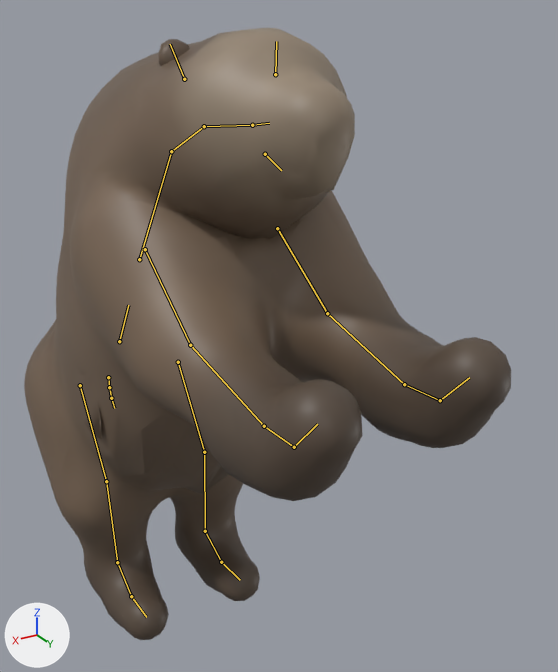
Two versions of the glTF model game/assets/animals/bear.glb, one commit apart.
Before and after are seen from a 50 mm camera at (0.9, 1.86, 2.32) aimed at (-0.23, -0.02, 1.38). Arrows for +X, +Y and +Z are at lower left; the lights stay in place. The older version comes first. Both versions are drawn at frame 18 of the action 'Threaten'; the numbers are the values there. The bones that change, and the others that lie on the model, are drawn over the model as lines. Objects named as collision shapes, trigger or cutter boxes, shadow casters or lower levels of detail are left out.

In view in the first picture: 'Body_lod0'.
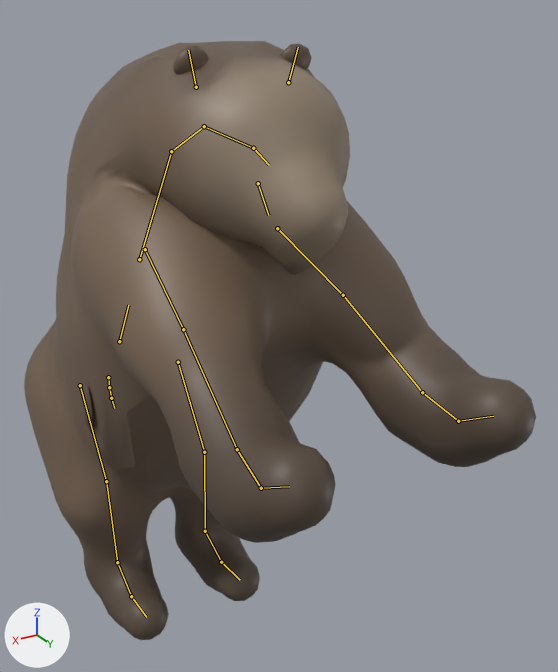
Boxes (x1, y1, x2, y2) around the edits, measured in the pictures (558 x 672 px):
'Body_lod0', posed
    before: (24, 28, 511, 640)
    after: (24, 41, 536, 640)
bone 'front_upper.l', root to tip
    before: (277, 228) to (327, 313)
    after: (277, 228) to (343, 295)
bone 'front_lower.l', root to tip
    before: (327, 313) to (404, 384)
    after: (343, 295) to (422, 392)
bone 'front_upper.r', root to tip
    before: (145, 249) to (190, 345)
    after: (145, 249) to (183, 329)
bone 'front_lower.r', root to tip
    before: (190, 345) to (264, 426)
    after: (183, 329) to (237, 449)
bone 'neck', root to tip
    before: (204, 126) to (252, 125)
    after: (204, 126) to (253, 148)
bone 'head', root to tip
    before: (252, 125) to (269, 123)
    after: (253, 148) to (269, 165)
bone 'jaw', root to tip
    before: (265, 154) to (281, 170)
    after: (258, 183) to (268, 215)

What the commit changed:
Bone 'front_upper.l' (bone_front_upper_l) turns from (29, 0, 0) to (40, 0, 7) degrees about its own x, y and z.
Bone 'front_lower.l' (bone_front_lower_l) turns from (0, 0, 0) to (-29, 0, 0) degrees about its own x, y and z.
Bone 'front_upper.r' (bone_front_upper_r) turns from (29, 0, 0) to (40, 0, -7) degrees about its own x, y and z.
Bone 'front_lower.r' (bone_front_lower_r) turns from (0, 0, 0) to (-29, 0, 0) degrees about its own x, y and z.
Bone 'neck' (bone_neck) turns from (-17, 0, 0) to (-29, 0, 0) degrees about its own x, y and z.
Bone 'head' (bone_head) turns from (6, 0, -2) to (-11, 0, -2) degrees about its own x, y and z.
Bone 'jaw' (bone_jaw) turns from (-26, 0, 0) to (-32, 0, 0) degrees about its own x, y and z.
